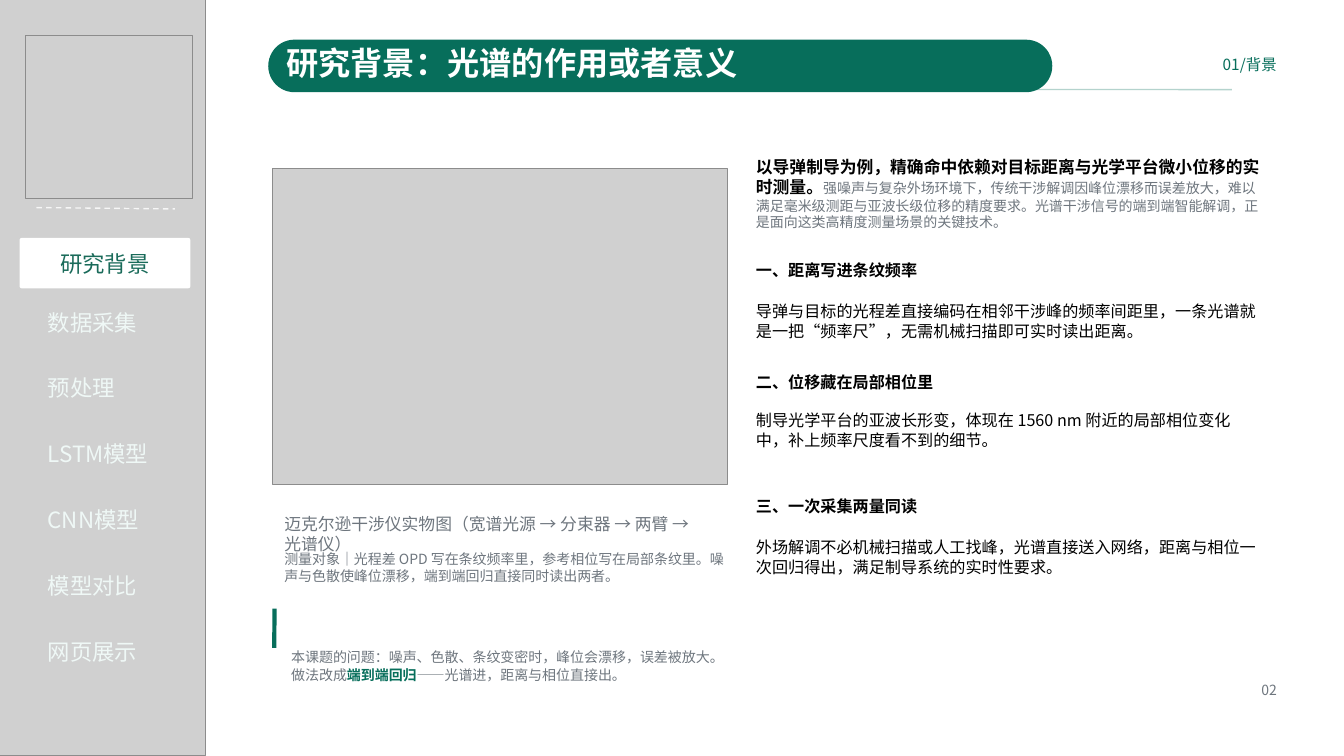
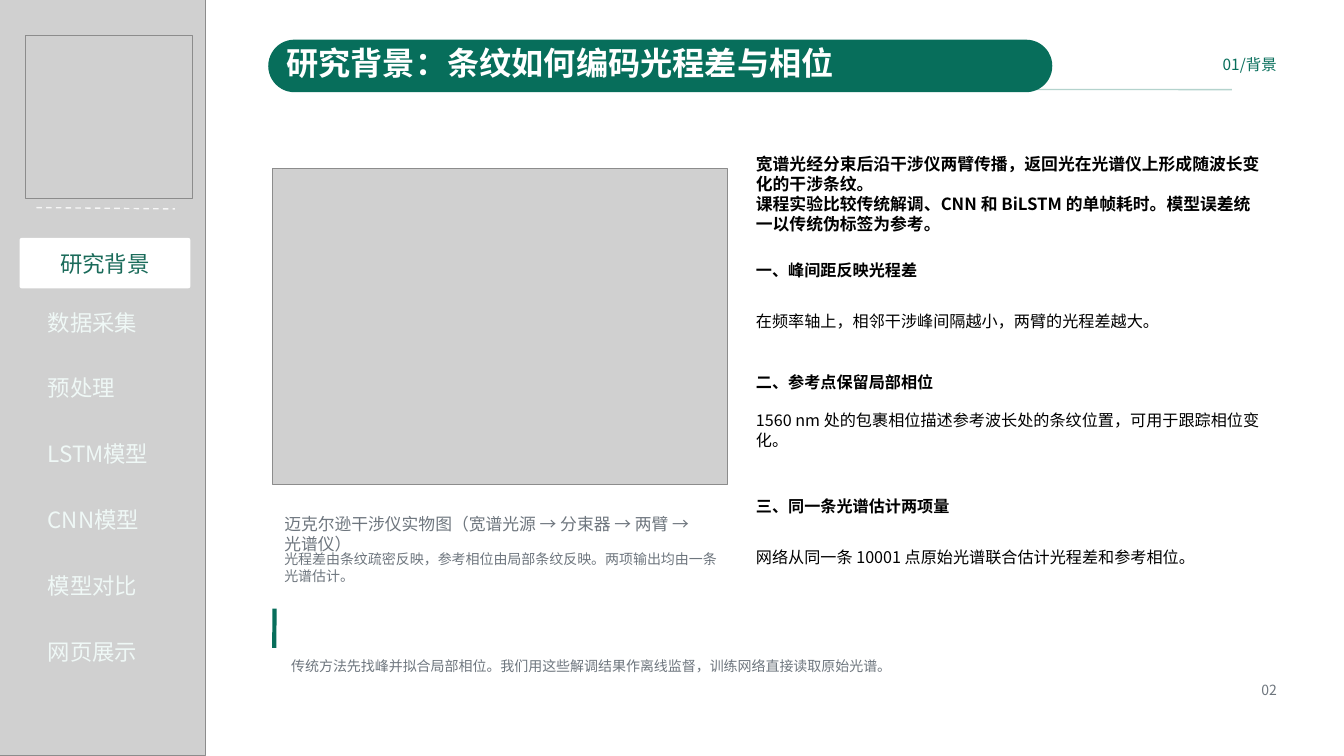
Before and after one commit to Kyson001/intelligent-demodulation-of-spectral-interference-signalsls, a slide deck: slide 2 of presentations/2.0.pptx. Drawn at 1344x756 pixels with LibreOffice and Linux fonts; fonts in the diff are those of the drawing; grey boxes stand for pictures. Boxes give left, top, right and bottom in pixels: in the first picture for what was removed or moved away, otherwise in the second. Text is boxed around its words. In the diff, an @@ line names an element or a change of style, - is before the commit and + after.

Commit message:
Train raw-spectrum CNN and BiLSTM and update project presentation

```diff
--- a/presentations/2.0.pptx
+++ b/presentations/2.0.pptx
@@ text at bbox=[286, 47, 834, 78]: text changed @@
-研究背景：光谱的作用或者意义
+研究背景：条纹如何编码光程差与相位
@@ text at bbox=[756, 155, 1259, 232]: text changed; size 10 to 12 pt; text colour #6E767E to #000000; bold on @@
-以导弹制导为例，精确命中依赖对目标距离与光学平台微小位移的实时测量。强噪声与复杂外场环境下，传统干涉解调因峰位漂移而误差放大，难以满足毫米级测距与亚波长级位移的精度要求。光谱干涉信号的端到端智能解调，正是面向这类高精度测量场景的关键技术。
+宽谱光经分束后沿干涉仪两臂传播，返回光在光谱仪上形成随波长变化的干涉条纹。
+课程实验比较传统解调、CNN 和 BiLSTM 的单帧耗时。模型误差统一以传统伪标签为参考。
@@ text at bbox=[756, 262, 917, 278]: text changed @@
-一、距离写进条纹频率
+一、峰间距反映光程差
@@ text at bbox=[756, 313, 1159, 329]: text changed @@
-导弹与目标的光程差直接编码在相邻干涉峰的频率间距里，一条光谱就是一把“频率尺”，无需机械扫描即可实时读出距离。
+在频率轴上，相邻干涉峰间隔越小，两臂的光程差越大。
@@ text at bbox=[756, 374, 933, 390]: text changed @@
-二、位移藏在局部相位里
+二、参考点保留局部相位
@@ text at bbox=[756, 412, 1259, 448]: text changed @@
-制导光学平台的亚波长形变，体现在 1560 nm 附近的局部相位变化中，补上频率尺度看不到的细节。
+1560 nm 处的包裹相位描述参考波长处的条纹位置，可用于跟踪相位变化。
@@ text at bbox=[756, 498, 949, 514]: text changed @@
-三、一次采集两量同读
+三、同一条光谱估计两项量
@@ text at bbox=[284, 551, 717, 582]: text changed @@
-测量对象｜光程差 OPD 写在条纹频率里，参考相位写在局部条纹里。噪声与色散使峰位漂移，端到端回归直接同时读出两者。
+光程差由条纹疏密反映，参考相位由局部条纹反映。两项输出均由一条光谱估计。
@@ text at bbox=[756, 549, 1195, 565]: text changed @@
-外场解调不必机械扫描或人工找峰，光谱直接送入网络，距离与相位一次回归得出，满足制导系统的实时性要求。
+网络从同一条 10001 点原始光谱联合估计光程差和参考相位。
@@ text at bbox=[291, 659, 891, 672]: text changed @@
-本课题的问题：噪声、色散、条纹变密时，峰位会漂移，误差被放大。
-做法改成端到端回归——光谱进，距离与相位直接出。
+传统方法先找峰并拟合局部相位。我们用这些解调结果作离线监督，训练网络直接读取原始光谱。
```
Also in this commit, not shown: 13 other slides changed, 18 other files.
